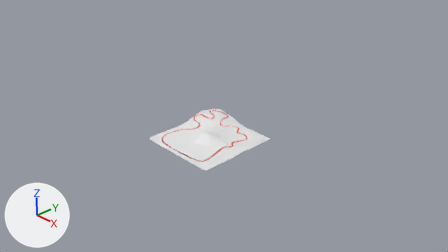
A saved change to the Blender file src/aseia_car_sim/common/shapes/hill.blend.
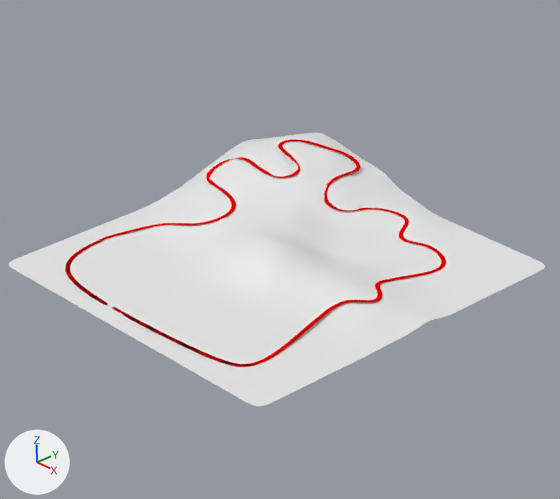
There are two pictures of each version: one from the file's camera 'Camera', one close up on the part from 33% to 61% of the width and 31% to 76% of the height. The axes (+X, +Y, +Z) are drawn at lower left. The lights are the same throughout.
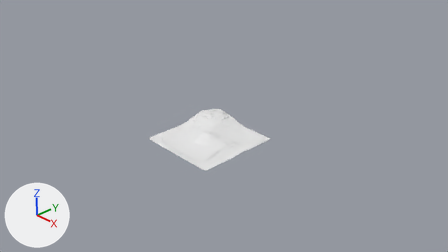
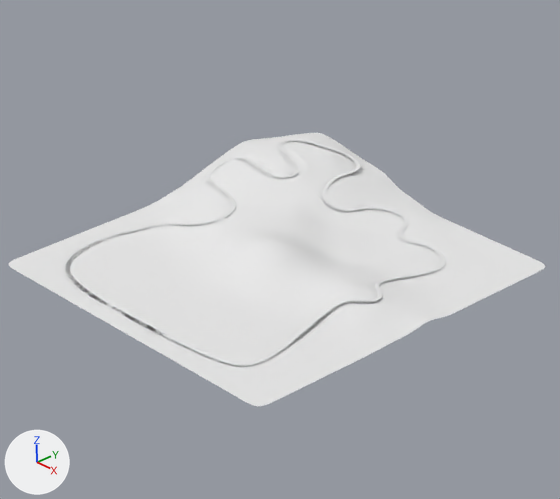
Commit message: CarSim: Add road follow function

The change, as JSON lines over the scene's bpy script:
```json
{"op": "add", "block": "mat_material_003", "code": ["mat_material_003 = diffuse_material('Material.003')", "mat_material_003.base_color = (0.8, 0.8, 0.8)  # white #e7e7e7"]}
{"block": "me_plane", "where": "me_plane.from_pydata(...)  # 3600 vertices, 900 faces; spans x -77.0..61.0, y -77.0..78.0, z 9.0..28.0"}
{"op": "remove", "block": "me_plane", "code": "me_plane.materials.append(mat_material_001)  # red #e70000"}
{"op": "add", "block": "me_plane_003", "code": ["me_plane_003 = bpy.data.meshes.new('Plane.003')", "me_plane_003.from_pydata([(-1.0, -1.0, 0.0), (1.0, -1.0, 0.0), (-1.0, 1.0, 0.0), (1.0, 1.0, 0.0)], [], [(0, 1, 3, 2)])", "me_plane_003.materials.append(mat_material_003)  # white #e7e7e7"]}
{"op": "add", "block": "ob_road", "code": ["ob_road = bpy.data.objects.new('Road', me_plane_003)", "ob_road.location = (0.273, 0.001, 0.003)", "ob_road.scale = (0.01, 0.01, 1.0)", "_m = ob_road.modifiers.new('Array', 'ARRAY')", "_m.count = 376", "_m.constant_offset_displace = (0.0, 0.0, 0.0)", "_m = ob_road.modifiers.new('Curve', 'CURVE')", "_m.object = ob_nurbscurve"]}
```

Changed parts and their boxes [x1, y1, x2, y2] in the close-ups (560 x 499 px):
```json
{"object": "Plane", "change": "recoloured", "before": [65, 139, 446, 367], "after": [65, 139, 446, 367], "on screen": "red to white"}
{"object": "Road", "change": "added", "after": [162, 139, 446, 366]}
```
